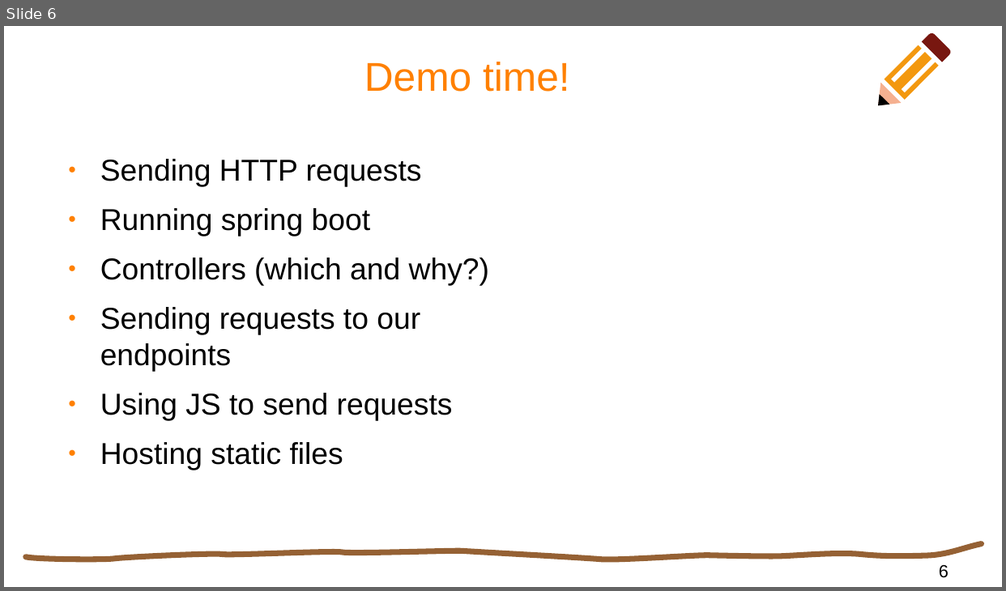
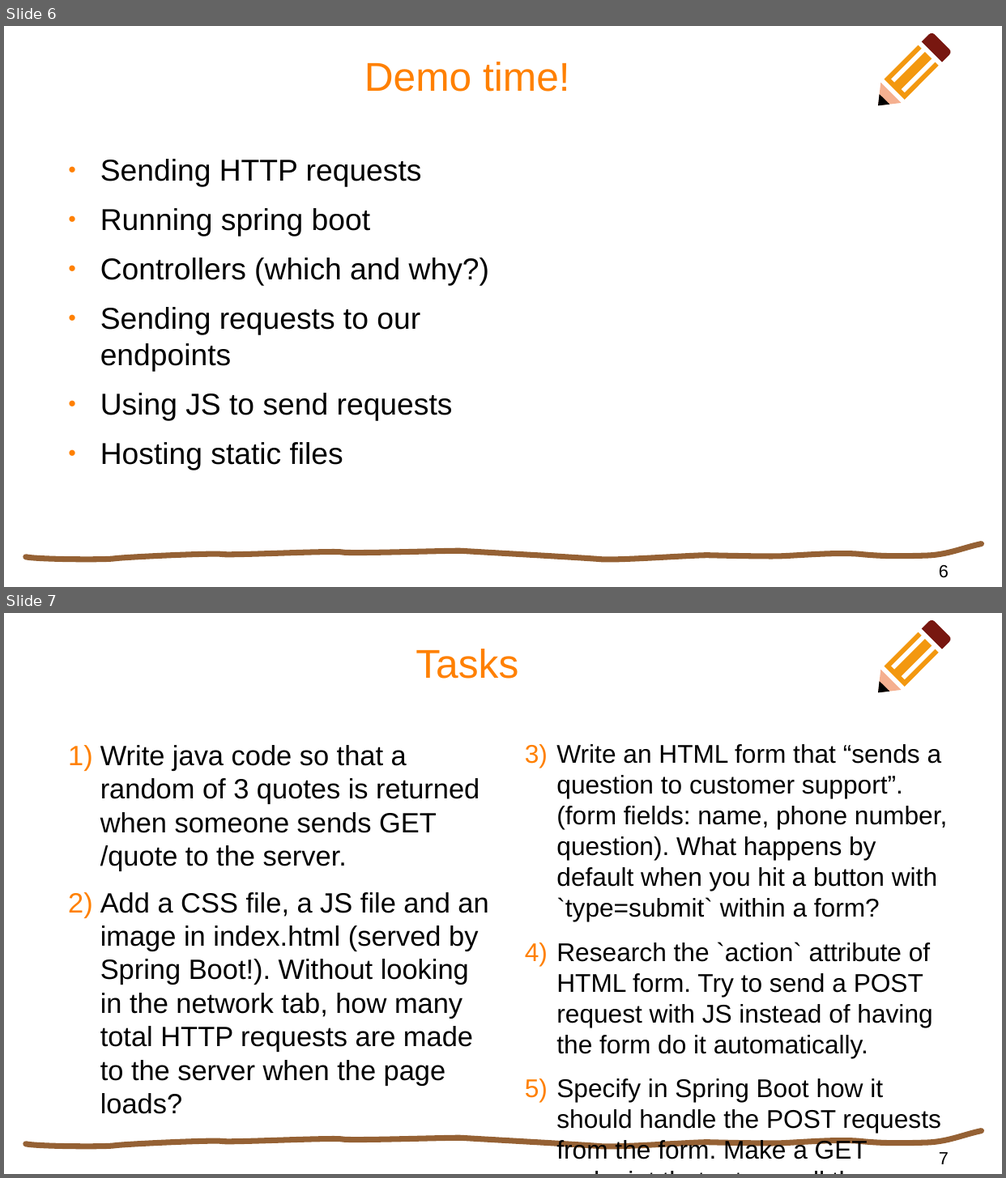
Before and after one commit to MrProgrammerMan/DATA1700-demo-march, a slide deck: demo_materials/demo_march.odp. Shown one above the other, each under a label of ours: slide 6 before the commit, slides 6 and 7 after it. The pictures are 1006x591 and 1006x1178 pixels, drawn with LibreOffice and Linux fonts; fonts in the diff are those of the drawing. Boxes give left, top, right and bottom in pixels: in the first picture for what was removed or moved away, otherwise in the second. Text is boxed around its words. In the diff, an @@ line names an element or a change of style, - is before the commit and + after.

Commit message:
feat(demo): update presentation with tasks

```diff
--- a/demo_materials/demo_march.odp
+++ b/demo_materials/demo_march.odp
@@ slide 7 added at (4, 613, 1002, 1174), background #FFFFFF; not listed: 5 template elements that a slide beside it also shows @@
@@ title added at (415, 649, 518, 679), 32 pt, text #FF8000 @@
+Tasks
@@ text added at (100, 745, 488, 1114), 22.2 pt, text #000000 @@
+1) Write java code so that a random of 3 quotes is returned when someone sends GET /quote to the server.
+2) Add a CSS file, a JS file and an image in index.html (served by Spring Boot!). Without looking in the network tab, how many total HTTP requests are made to the server when the page loads?
@@ text added at (556, 744, 947, 1164), 20.4 pt, text #000000 @@
+3) Write an HTML form that “sends a question to customer support”. (form fields: name, phone number, question). What happens by default when you hit a button with `type=submit` within a form?
+4) Research the `action` attribute of HTML form. Try to send a POST request with JS instead of having the form do it automatically.
+5) Specify in Spring Boot how it should handle the POST requests from the form. Make a GET endpoint that returns all the questions people sent in (intended for use by staff).
@@ page number added at (939, 1152, 948, 1165), 14 pt, text #000000 @@
+7
```
